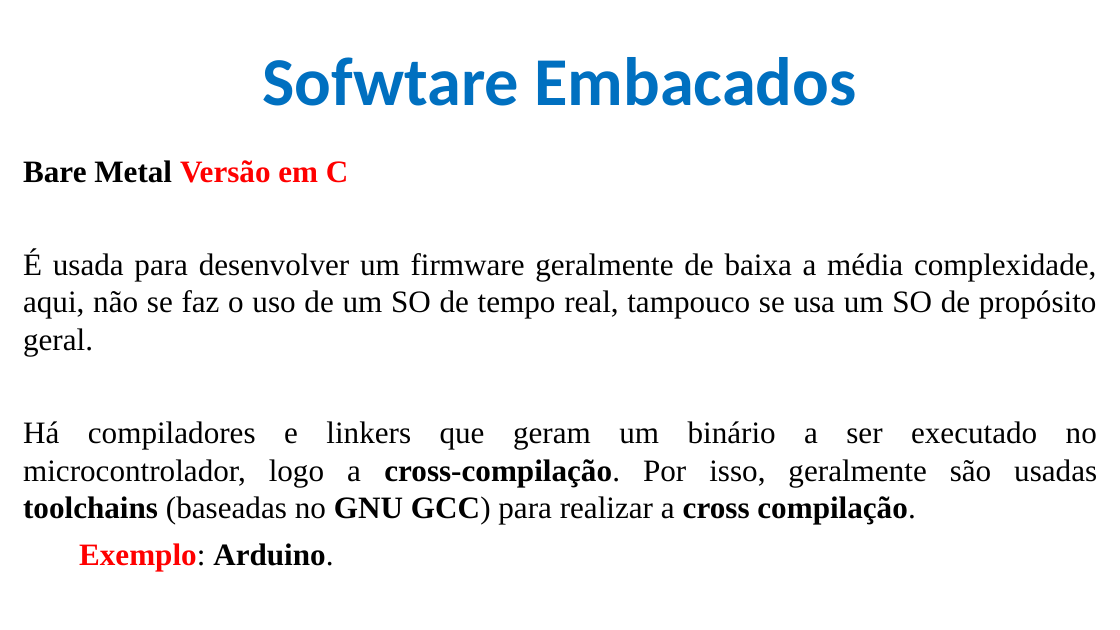
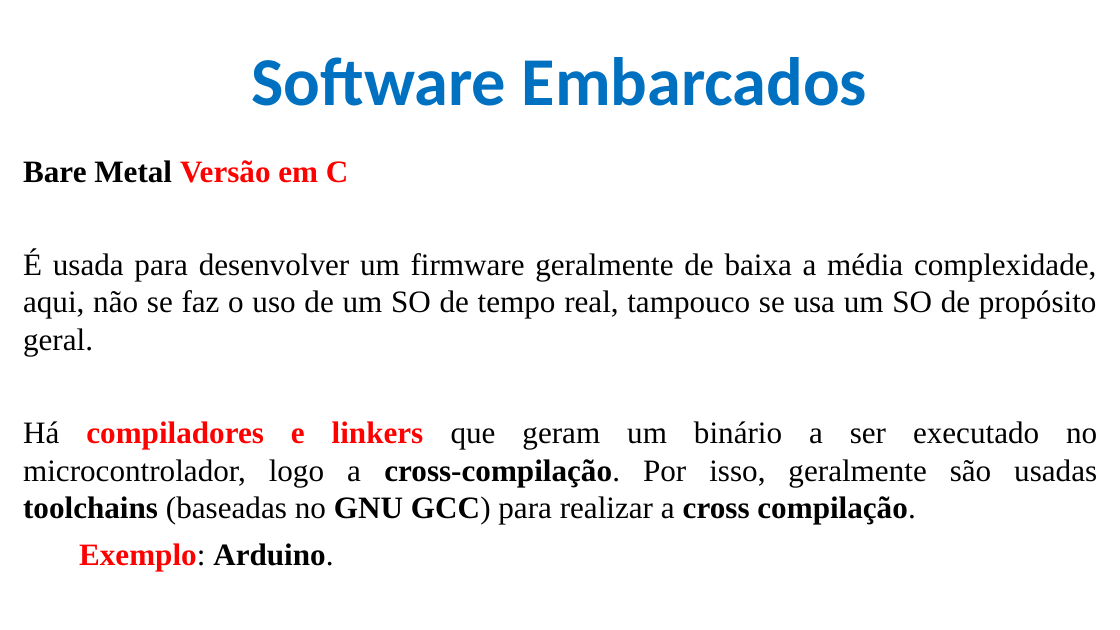
Before and after one commit to CloudEducationBrazil/WydenArea1ProgramacaoMicrocontroladores, a slide deck: slide 8 of 01 Classes/Aula 09 - Programação Microcontroladores - Projetos com Microcontroladores Limitações.pptx. Drawn at 1120x630 pixels with LibreOffice and Linux fonts; fonts in the diff are those of the drawing; background and template pictures are left out. Boxes give left, top, right and bottom in pixels: in the first picture for what was removed or moved away, otherwise in the second. Text is boxed around its words. In the diff, an @@ line names an element or a change of style, - is before the commit and + after.

Commit message:
Microc ...  13Mai2025

```diff
--- a/01 Classes/Aula 09 - Programação Microcontroladores - Projetos com Microcontroladores Limitações.pptx
+++ b/01 Classes/Aula 09 - Programação Microcontroladores - Projetos com Microcontroladores Limitações.pptx
@@ title at <box>252,57,867,106</box>: text changed @@
-Sofwtare Embacados
+Software Embarcados
@@ text at <box>23,421,1097,524</box>: text colour #000000 to #FF0000, bold on in "compiladores e linkers" @@
```
Also in this commit, not shown: 6 other slides changed, 1 other file.
